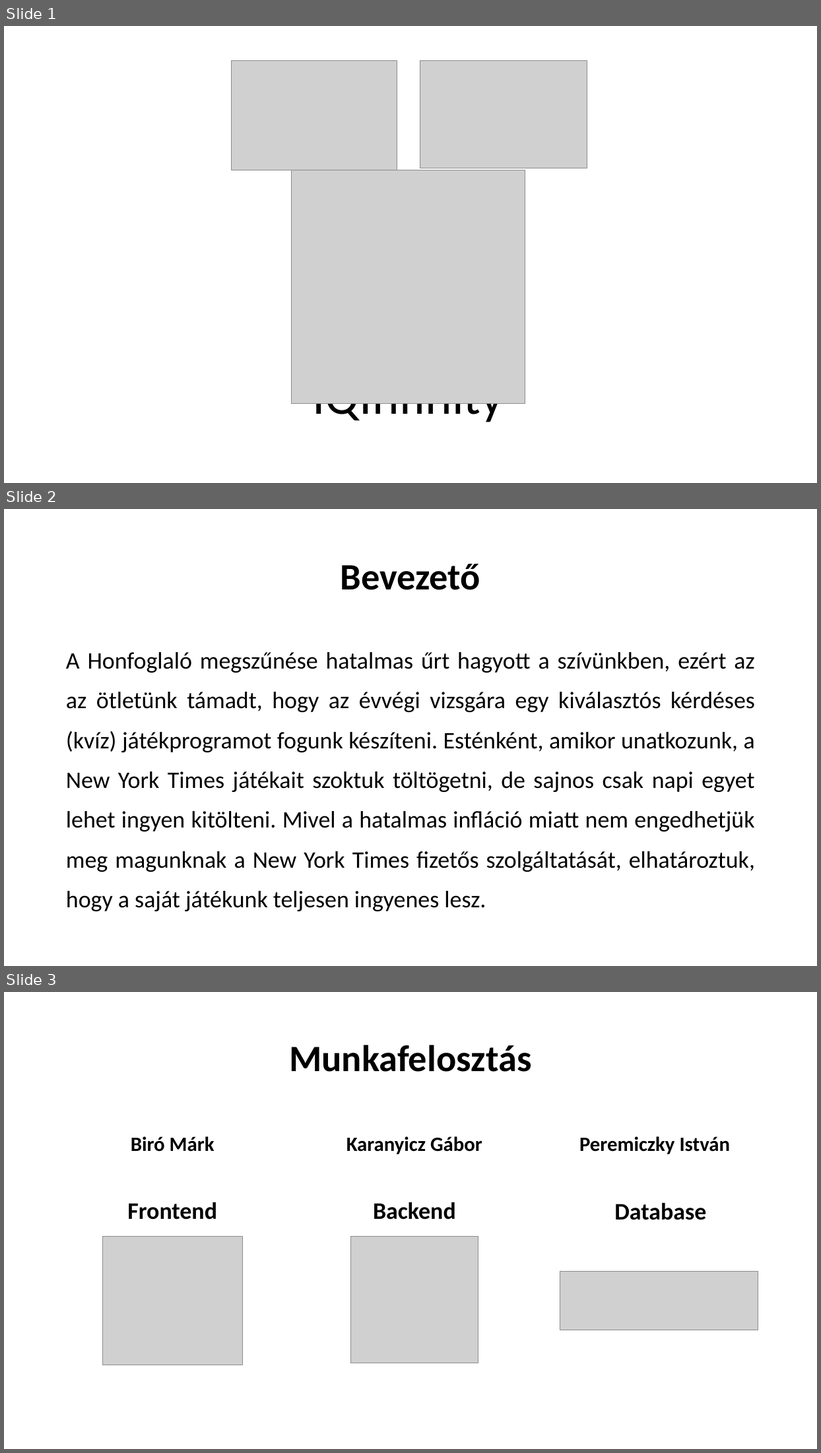
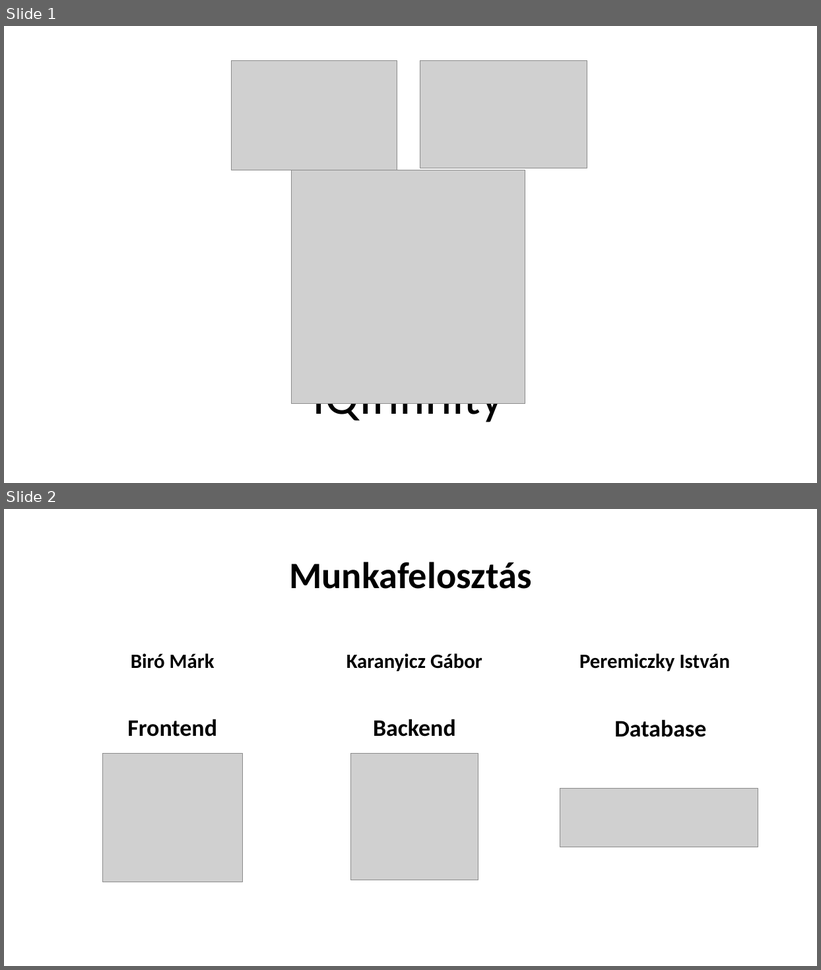
Before and after one commit to KaranyiczGabor/Vizsgaremek, a slide deck: IQInfinity.pptx. Shown one above the other, each under a label of ours: slides 1, 2 and 3 before the commit, slides 1 and 2 after it. The pictures are 821x1453 and 821x970 pixels, drawn with LibreOffice and Linux fonts; fonts in the diff are those of the drawing; grey boxes stand for pictures. Boxes give left, top, right and bottom in pixels: in the first picture for what was removed or moved away, otherwise in the second. Text is boxed around its words. In the diff, an @@ line names an element or a change of style, - is before the commit and + after.

```diff
--- a/IQInfinity.pptx
+++ b/IQInfinity.pptx
@@ slide 2 removed at box(4, 509, 817, 966), background #FFFFFF @@
@@ title removed at box(341, 564, 481, 590) @@
-Bevezető
@@ text removed at box(66, 652, 755, 912) @@
-A Honfoglaló megszűnése hatalmas űrt hagyott a szívünkben, ezért az az ötletünk támadt, hogy az évvégi vizsgára egy kiválasztós kérdéses (kvíz) játékprogramot fogunk készíteni. Esténként, amikor unatkozunk, a New York Times játékait szoktuk töltögetni, de sajnos csak napi egyet lehet ingyen kitölteni. Mivel a hatalmas infláció miatt nem engedhetjük meg magunknak a New York Times fizetős szolgáltatását, elhatároztuk, hogy a saját játékunk teljesen ingyenes lesz.
@@ what was slide 3 is now slide 2 @@
```
Also in this commit, not shown: 2 slides changed, 4 slides added, 2 other slides removed.
